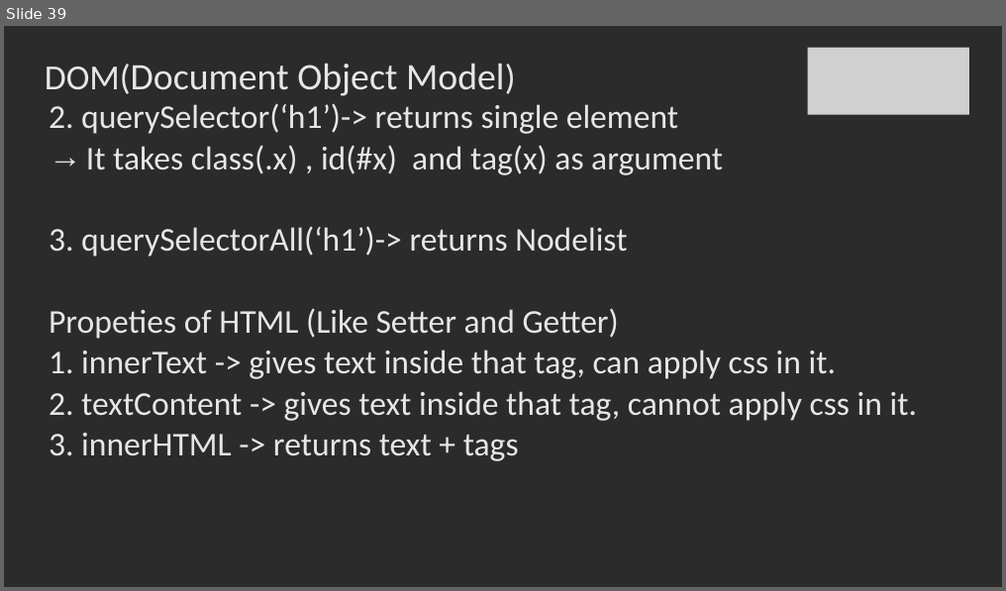
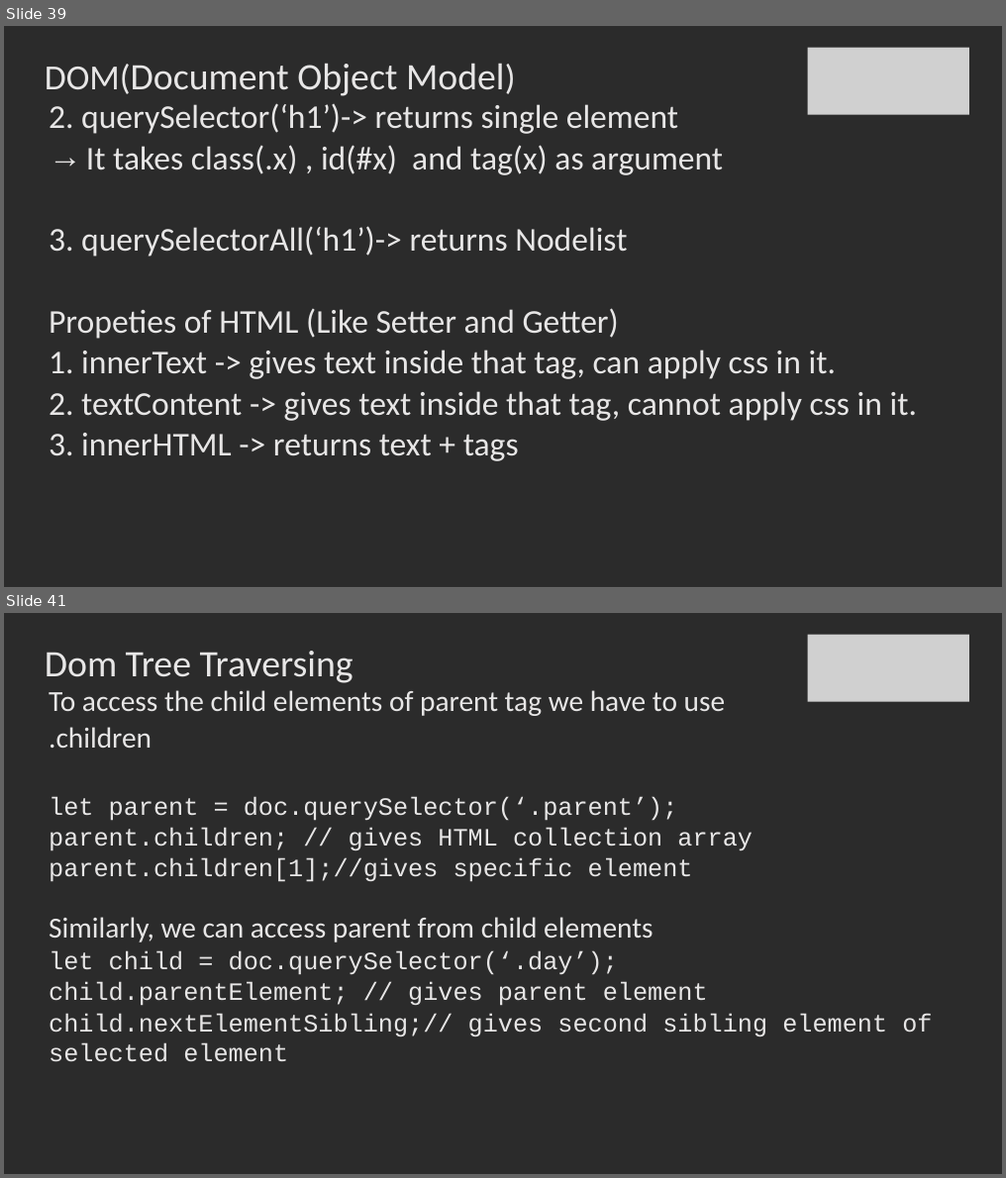
Before and after one commit to SachinBarpanda/WebDevGla, a slide deck: JS.pptx. Shown one above the other, each under a label of ours: slide 39 before the commit, slides 39 and 41 after it; the slides between them are not shown. The pictures are 1006x591 and 1006x1178 pixels, drawn with LibreOffice and Linux fonts; fonts in the diff are those of the drawing; grey boxes stand for pictures; background and template pictures are left out; a plain dark background stands for a picture behind light text. Boxes give left, top, right and bottom in pixels: in the first picture for what was removed or moved away, otherwise in the second. Text is boxed around its words. In the diff, an @@ line names an element or a change of style, - is before the commit and + after.

```diff
--- a/JS.pptx
+++ b/JS.pptx
@@ slide 41 added at (4,613,1002,1174), background picture (left out) @@
@@ picture added at (807,635,969,702) @@
@@ title added at (45,651,353,683), 36 pt, text #E7E6E6 @@
+Dom Tree Traversing
@@ text added at (49,690,932,1062), 24 pt, text #E7E6E6 @@
+To access the child elements of parent tag we have to use
+.children
+let parent = doc.querySelector(‘.parent’);
+parent.children; // gives HTML collection array
+parent.children[1];//gives specific element
+Similarly, we can access parent from child elements
+let child = doc.querySelector(‘.day’);
+child.parentElement; // gives parent element
+child.nextElementSibling;// gives second sibling element of selected element
```
Also in this commit, not shown: 2 slides changed, 6 other slides added, 29 other files.
